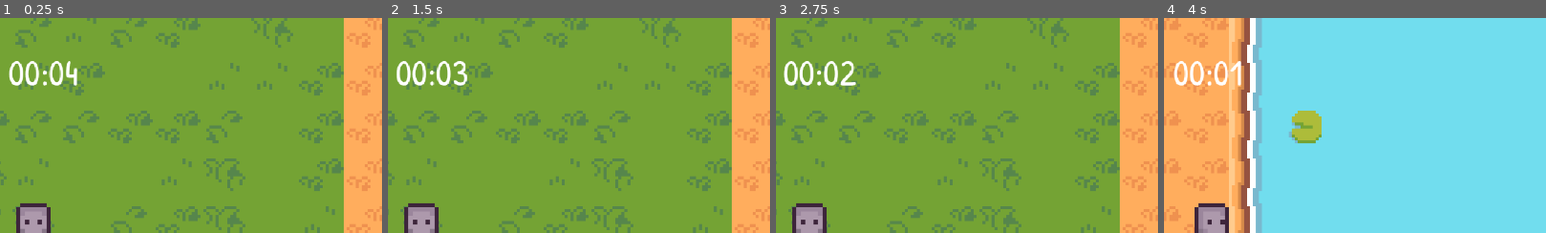
Above: before the commit, frames 1-4 (left to right).
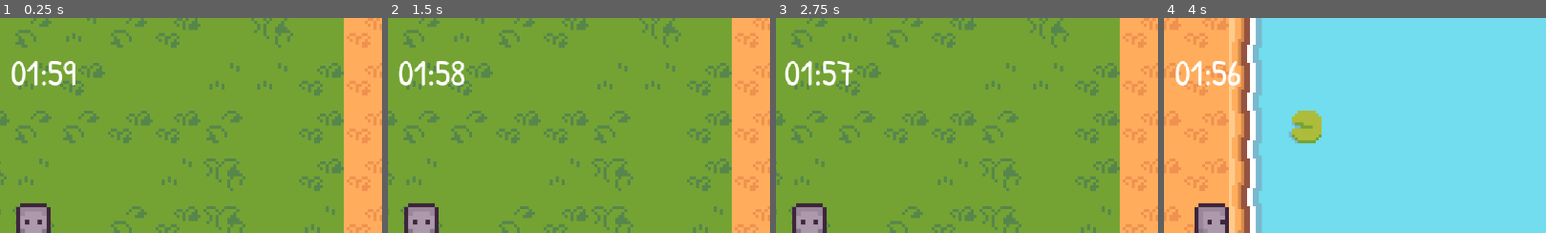
Above: after the commit, the same moments.

Repository: NileKnight1/tycoon
Game: Godot game, scene res://scenes/game.tscn
Same seed, same stepped clock (60 frames per second), same inputs: the game is played once before the commit and once after it.
Inputs (mouse positions are % of the whole screen's width and height, from its top left):
- Up to frame 1 (0.25 s): no input
- Up to frame 2 (1.5 s): click (43, 90) at 0.5 s; click (50, 90) at 1.25 s
- Up to frame 3 (2.75 s): click (57, 90) at 2 s
- Up to frame 4 (4 s): tap Enter (ui_accept) at 2.75, 3.02, 3.77 s; move the mouse to (72, 45) at 2.77 s; hold E (interact) 2.78-3.53 s; hold D (right) from 2.78 s (still down); click (72, 45) at 2.85 s; move the mouse to (30, 55) at 3.52 s; tap E (interact) at 3.6 s; tap 2 (t2) at 3.8 s
The pictures show only the part of the screen within x 46-96%, y 0-50%; the shares and areas given below are measured in that part.

The runs differ from the first frame. In frame 1, 1.1% of the frame differs, in the area x 2-21%, y 20-32%; in frame 2, 1.1%; in frame 3, 1.1%; in frame 4, 1.1%.

Commit message:
added more sound and improved some bugs

Diff:
--- a/scenes/game.tscn
+++ b/scenes/game.tscn
@@ -30,6 +30,16 @@
 [ext_resource type="AudioStream" uid="uid://b0u4njl4j7e82" path="res://assets/sfx/click.wav" id="28_suyxu"]
 [ext_resource type="AudioStream" uid="uid://1djsiglgodag" path="res://assets/sfx/error.wav" id="29_sgl2t"]
 [ext_resource type="AudioStream" uid="uid://cv4obpajpd45t" path="res://assets/sfx/upgrade.wav" id="30_sgl2t"]
+[ext_resource type="AudioStream" uid="uid://ctjxqdmpdcxgw" path="res://assets/sfx/chest.wav" id="31_qouja"]
+[ext_resource type="AudioStream" uid="uid://dyhttjd85b3g5" path="res://assets/sfx/chest2.mp3" id="32_wljb1"]
+[ext_resource type="AudioStream" uid="uid://mxbh15ocpyjm" path="res://assets/sfx/cash.mp3" id="33_v2yb1"]
+[ext_resource type="AudioStream" uid="uid://bdis0iwoyp5et" path="res://assets/sfx/bite.mp3" id="34_js0lu"]
+[ext_resource type="AudioStream" uid="uid://dj48owqft7aje" path="res://assets/sfx/whip.mp3" id="34_nepv3"]
+[ext_resource type="AudioStream" uid="uid://bumplcjjgpjpt" path="res://assets/sfx/raid.mp3" id="35_gxtfn"]
+[ext_resource type="AudioStream" uid="uid://bpq3v3gndk2kj" path="res://assets/sfx/hit.mp3" id="36_02fa5"]
+[ext_resource type="AudioStream" uid="uid://dotsx5cc0gqu1" path="res://assets/sfx/kill.mp3" id="37_nepv3"]
+[ext_resource type="AudioStream" uid="uid://dy3ei81pkq7wk" path="res://assets/sfx/countdown.mp3" id="39_7025r"]
+[ext_resource type="AudioStream" uid="uid://cm1ix7oumace7" path="res://assets/sfx/walk.mp3" id="40_m4url"]
 
 [sub_resource type="TileSetAtlasSource" id="TileSetAtlasSource_iywne"]
 texture = ExtResource("1_lnu2h")
@@ -424,7 +434,7 @@
 script = ExtResource("1_u5sy4")
 
 [node name="cats_att" type="Timer" parent="." unique_id=480667788]
-wait_time = 5.0
+wait_time = 120.0
 one_shot = true
 autostart = true
 
@@ -2151,6 +2161,37 @@
 
 [node name="upgrade" type="AudioStreamPlayer" parent="sounds" unique_id=2121697565]
 stream = ExtResource("30_sgl2t")
+
+[node name="chest" type="AudioStreamPlayer" parent="sounds" unique_id=1725509842]
+stream = ExtResource("31_qouja")
+
+[node name="chest2" type="AudioStreamPlayer" parent="sounds" unique_id=503630364]
+stream = ExtResource("32_wljb1")
+
+[node name="cash" type="AudioStreamPlayer" parent="sounds" unique_id=1735902932]
+stream = ExtResource("33_v2yb1")
+
+[node name="whip" type="AudioStreamPlayer" parent="sounds" unique_id=885845287]
+stream = ExtResource("34_nepv3")
+
+[node name="bite" type="AudioStreamPlayer" parent="sounds" unique_id=1557633149]
+stream = ExtResource("34_js0lu")
+
+[node name="raid" type="AudioStreamPlayer" parent="sounds" unique_id=1161327688]
+stream = ExtResource("35_gxtfn")
+
+[node name="hit" type="AudioStreamPlayer" parent="sounds" unique_id=2131185395]
+stream = ExtResource("36_02fa5")
+
+[node name="kill" type="AudioStreamPlayer" parent="sounds" unique_id=96210051]
+stream = ExtResource("37_nepv3")
+
+[node name="countdown" type="AudioStreamPlayer" parent="sounds" unique_id=332043034]
+stream = ExtResource("39_7025r")
+
+[node name="walk" type="AudioStreamPlayer" parent="sounds" unique_id=1231545420]
+stream = ExtResource("40_m4url")
+volume_db = -2.0
 
 [connection signal="timeout" from="cats_att" to="." method="_on_cats_att_timeout"]
 [connection signal="body_entered" from="map/Area2D" to="." method="_on_area_2d_body_entered"]
--- a/scripts/chest_small.gd
+++ b/scripts/chest_small.gd
@@ -45,9 +45,11 @@
 	chest.play("open")
 	col2.set_deferred("disabled", 0)
 
+
 func close():
 	back = 0
 	game.get_chest(get_index())
+	chest2_sfx()
 
 	#print("I came here")
 
@@ -92,10 +94,10 @@
 	inarea = 0
 	is_ready = inarea && is_open
 
+func _on_timer_timeout() -> void:
+	open()
+	chest_sfx()
 
 
-
-
-
-func _on_timer_timeout() -> void:
-	open()
+func chest_sfx(): $"../../../sounds/chest/".play()
+func chest2_sfx(): $"../../../sounds/chest2/".play()
--- a/scripts/game.gd
+++ b/scripts/game.gd
@@ -107,6 +107,10 @@
 	#if(rem < 119):
 		#title.hide()
 	#
+
+	if (rem == 13):
+		$sounds/countdown.play()
+
 	if(int(sec)>9):
 		cats_time_left.text = "0" + min + ":" + sec
 	else:
@@ -190,6 +194,8 @@
 	player.no_move = 0
 	player.position.x = 76
 	player.position.y = -68
+	click()
+
 
 
 
@@ -211,7 +217,7 @@
 		taskbar.get_child(2).button_pressed = 3
 		$player1/hand.texture = taskbar.get_child(2).get_child(0).texture
 
-	if Input.is_action_just_pressed("action"):
+	if Input.is_action_just_pressed("action") and not get_viewport().gui_get_hovered_control():
 		check_hit_on_cats()
 		_hit()
 
@@ -256,6 +262,7 @@
 
 func _hit():
 	if cooldown.time_left: return
+	$sounds/whip.play()
 
 	cooldown.start(0.5)
 
@@ -294,6 +301,7 @@
 func player_hit():
 
 	if hearts_cooldown.time_left: return
+	$sounds/bite.play()
 	if player.health == 0:
 		print("Dead")
 		return
@@ -316,6 +324,9 @@
 
 func _on_cats_att_timeout() -> void:
 	cats_attack()
+	$sounds/raid.play()
+
+
 
 func cats_attack():
 	cats_num += 2
@@ -336,9 +347,12 @@
 		if cat.hitbox:
 			for i in taskbar.get_children():
 				if i.button_pressed && i.get_child(1).text == "Weapon":
+					$sounds/hit.play()
+
 					cat.health -= i.get_child(1).light_mask
 					if cat.health <= 0:
 						cat.queue_free()
+						$sounds/kill.play()
 						killed_cats_all += 1
 						killed_cats += 1
 						if killed_cats == cats_num:
@@ -514,28 +528,35 @@
 
 
 func buy_w(num):
-	click()
 	match num:
 		1:
 			if global.currency >= 10:
+				upgrade()
 				global.update_currency(-10)
 				inventory.refresh_currency()
 				inventory._update_inventory("Stick", 1)
+			else: error()
 		2:
 			if global.currency >= 50:
+				upgrade()
 				global.update_currency(-50)
 				inventory.refresh_currency()
 				inventory._update_inventory("Knife", 1)
+			else: error()
 		3:
 			if global.currency >= 100:
+				upgrade()
 				global.update_currency(-100)
 				inventory.refresh_currency()
 				inventory._update_inventory("Small Axe", 1)
+			else: error()
 		4:
 			if global.currency >= 200:
+				upgrade()
 				global.update_currency(-200)
 				inventory.refresh_currency()
 				inventory._update_inventory("Axe", 1)
+			else: error()
 
 
 func _on_weapon1_pressed() -> void: buy_w(1)
--- a/scripts/global.gd
+++ b/scripts/global.gd
@@ -74,7 +74,7 @@
 ]
 
 var workers = [
-	{"Time": 60, "Capacity": 1, "Tier": 1},
+	{"Time": 3, "Capacity": 1, "Tier": 1},
 	{"Time": 60, "Capacity": 1, "Tier": 1},
 	{"Time": 60, "Capacity": 1, "Tier": 1},
 	{"Time": 60, "Capacity": 1, "Tier": 1},
--- a/scripts/inventory.gd
+++ b/scripts/inventory.gd
@@ -134,6 +134,8 @@
 		refresh_inventory(0)
 	else:
 		refresh_inventory(1)
+		$"../../sounds/cash".play()
+
 
 #
 #func update_inventory(i, case):
--- a/scripts/player.gd
+++ b/scripts/player.gd
@@ -9,11 +9,16 @@
 var health = global.player_health
 
 var no_move = 0
+@onready var walk_sound = $"../sounds/walk"
+
+var step_timer = 0.0
+var step_delay = 0.35
 
 #@onready var tiles = $tiles
 #@onready var main = $main
 
 #const JUMP_VELOCITY = -400.0
+
 
 
 
@@ -24,11 +29,14 @@
 
 	velocity += get_gravity() * delta
 
+
 	var direction := Input.get_axis("left", "right")
 	var direction2 := Input.get_axis("up", "down")
 	var boost_check = Input.is_action_pressed("sprint")
 
+
 	if direction:
+
 		if boost_check:
 			velocity.x = direction * SPEED * boost
 		else:
@@ -36,10 +44,12 @@
 		#player.play("move")
 		#print("hori")
 	else:
+
 		velocity.x = move_toward(velocity.x, 0, SPEED)
 		#player.play("default")
 
 	if direction2:
+
 		if boost_check:
 			velocity.y = direction2 * SPEED * boost
 		else:
@@ -54,6 +64,7 @@
 
 		#print("im moving V")
 	else:
+
 		#player.play("default")
 		velocity.y = move_toward(velocity.y, 0, SPEED)
 
@@ -66,13 +77,30 @@
 
 	if direction != 0:
 		player.play("move")
+
 	elif direction2 == -1:
 		player.play("up")
+
+
 	elif direction2 == 1:
 		player.play("down")
 	else:
+		#$"../sounds/walk".playing = 0
+		#$"../sounds/walk".playing
 		player.play("default")
 
+
+	var moving = direction != 0 or direction2 != 0
+
+	if moving:
+		step_timer -= delta
+
+		if step_timer <= 0:
+			walk_sound.pitch_scale = randf_range(0.9, 1.1)
+			walk_sound.play()
+			step_timer = step_delay
+	else:
+		step_timer = 0
 	#collisions
 	#
 	#main.set_deferred("disabled", 1)
Not shown, added: assets/sfx/bite.mp3.import
Not shown, added: assets/sfx/cash.mp3.import
Not shown, added: assets/sfx/chest2.mp3.import
Not shown, added: assets/sfx/countdown.mp3.import
Not shown, added: assets/sfx/hit.mp3.import
Not shown, added: assets/sfx/kill.mp3.import
Not shown, added: assets/sfx/raid.mp3.import
Not shown, added: assets/sfx/walk.mp3.import
Not shown, added: assets/sfx/walk2.mp3.import
Not shown, added: assets/sfx/whip.mp3.import
Not shown, added: assets/sfx/bite.mp3
Not shown, added: assets/sfx/cash.mp3
(and 8 more such lines)
